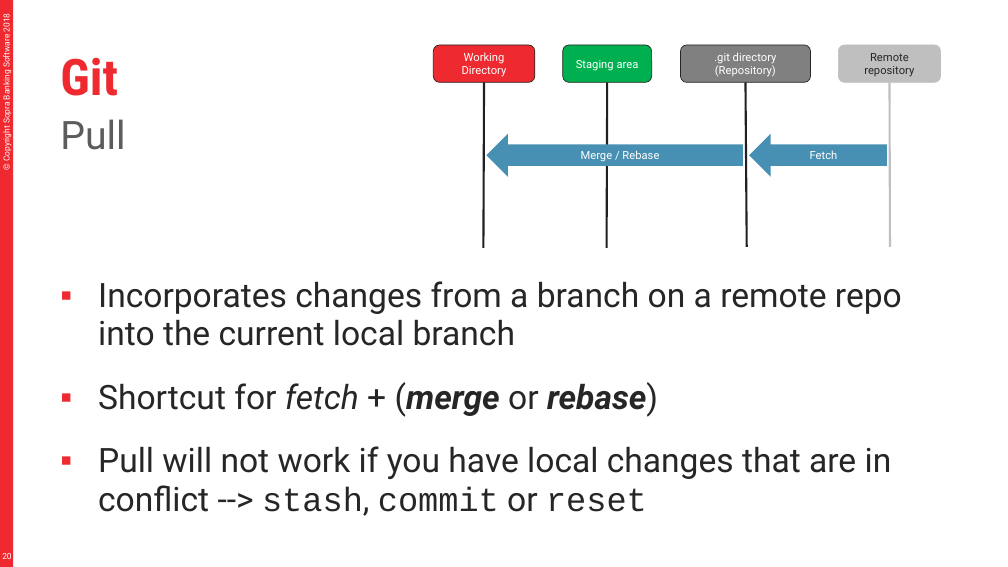
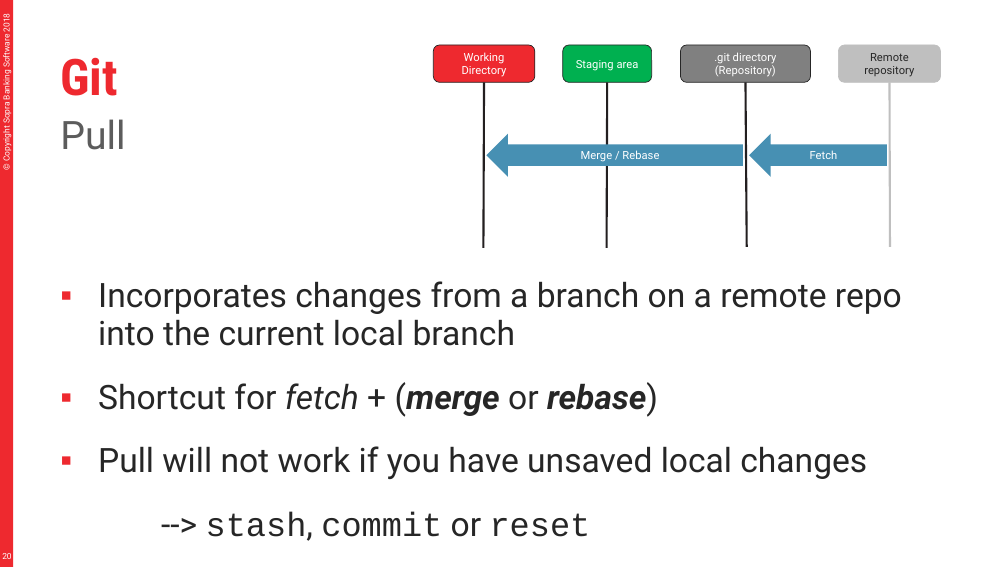
Before and after one commit to divesh979/murari, a slide deck: slide 20 of material/Git.pptx. Drawn at 1008x567 pixels with LibreOffice and Linux fonts; fonts in the diff are those of the drawing. Boxes give left, top, right and bottom in pixels: in the first picture for what was removed or moved away, otherwise in the second. Text is boxed around its words. In the diff, an @@ line names an element or a change of style, - is before the commit and + after.

```diff
--- a/material/Git.pptx
+++ b/material/Git.pptx
@@ text at [98,446,867,541]: text changed @@
-▪ Pull will not work if you have local changes that are in conflict --> stash, commit or reset
+▪ Pull will not work if you have unsaved local changes
+--> stash, commit or reset
```
Also in this commit, not shown: 22 other slides changed, 1 slide added, 3 slides removed, 2 other files.
